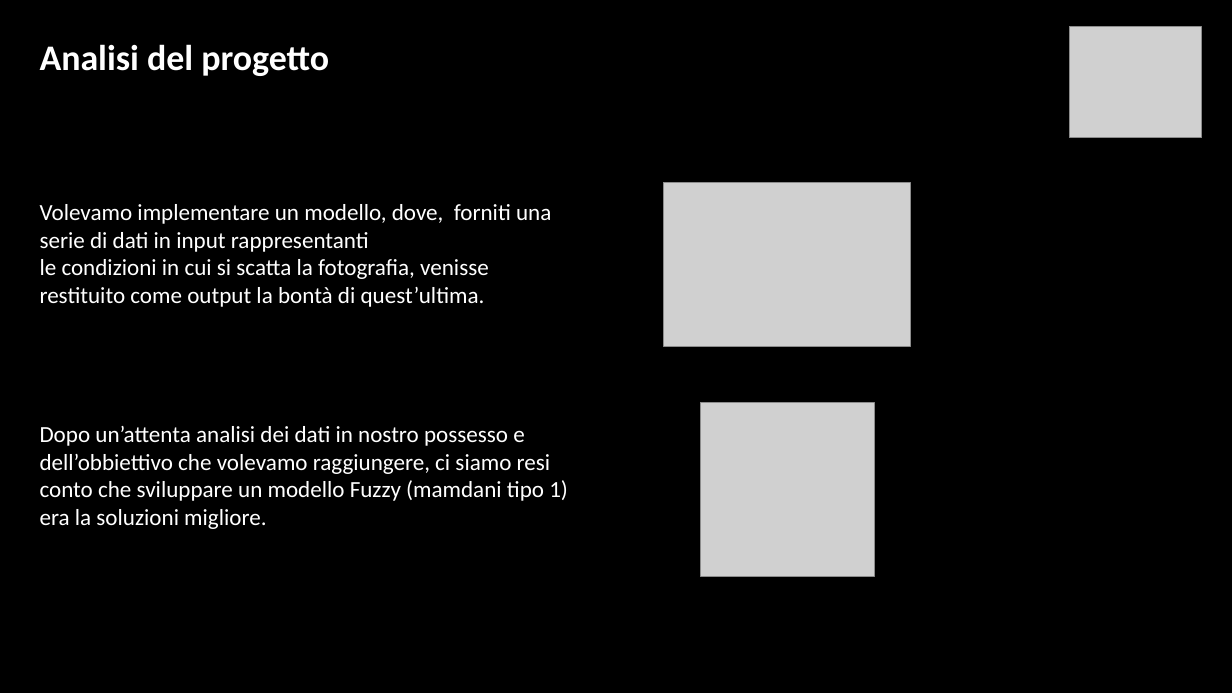
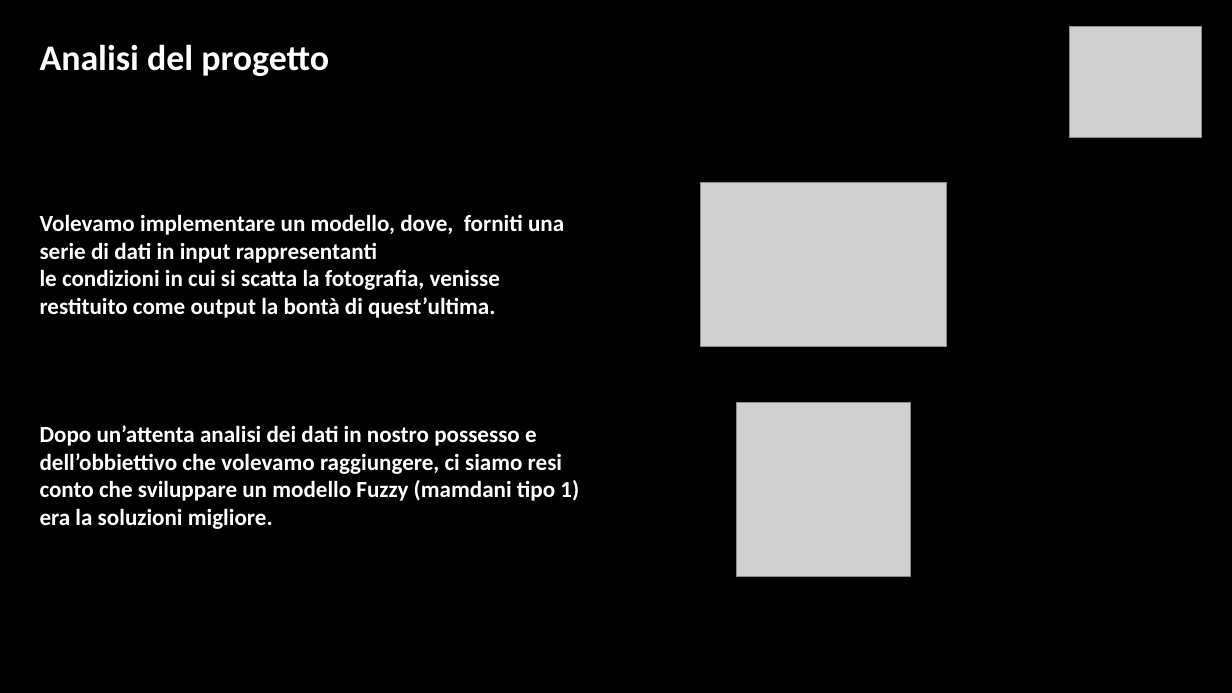
Before and after one commit to Ignazio-Emanuele-Picciche/AstrofotografiaModellistica, a slide deck: slide 2 of AstrofotografiaProgetto.pptx. Drawn at 1232x693 pixels with LibreOffice and Linux fonts; fonts in the diff are those of the drawing; grey boxes stand for pictures; background and template pictures are left out. Boxes give left, top, right and bottom in pixels: in the first picture for what was removed or moved away, otherwise in the second. Text is boxed around its words. In the diff, an @@ line names an element or a change of style, - is before the commit and + after.

Commit message:
modificato il ppt. Sistemate le ultime cose del fuzzy

```diff
--- a/AstrofotografiaProgetto.pptx
+++ b/AstrofotografiaProgetto.pptx
@@ text "Volevamo implementare un modello, dove, ..." at <box>40,214,564,318</box>: bold on @@
@@ text "Volevamo implementare un modello, dove, ...": place and size @@
-text "Volevamo implementare un modello, dove, ..." at <box>40,204,551,307</box>
+text "Volevamo implementare un modello, dove, ..." at <box>40,214,564,318</box>
@@ picture: place and size @@
-picture at <box>664,182,910,347</box>
+picture at <box>701,182,947,347</box>
@@ text "Dopo un’attenta analisi dei dati ..." at <box>40,425,579,529</box>: bold on @@
@@ picture: place and size @@
-picture at <box>701,403,874,577</box>
+picture at <box>737,403,910,577</box>
```
Also in this commit, not shown: 4 other slides changed, 9 slides added, 5 other files.
